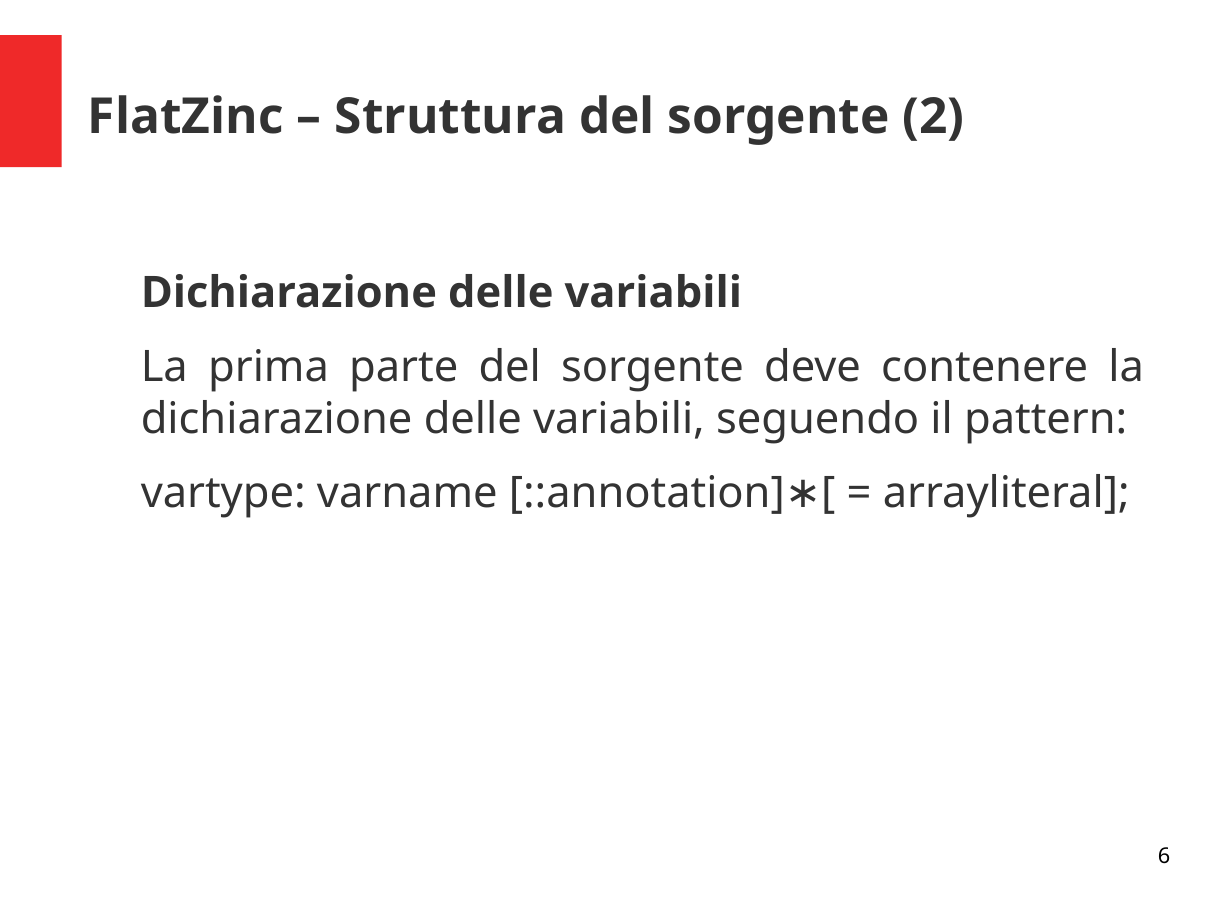
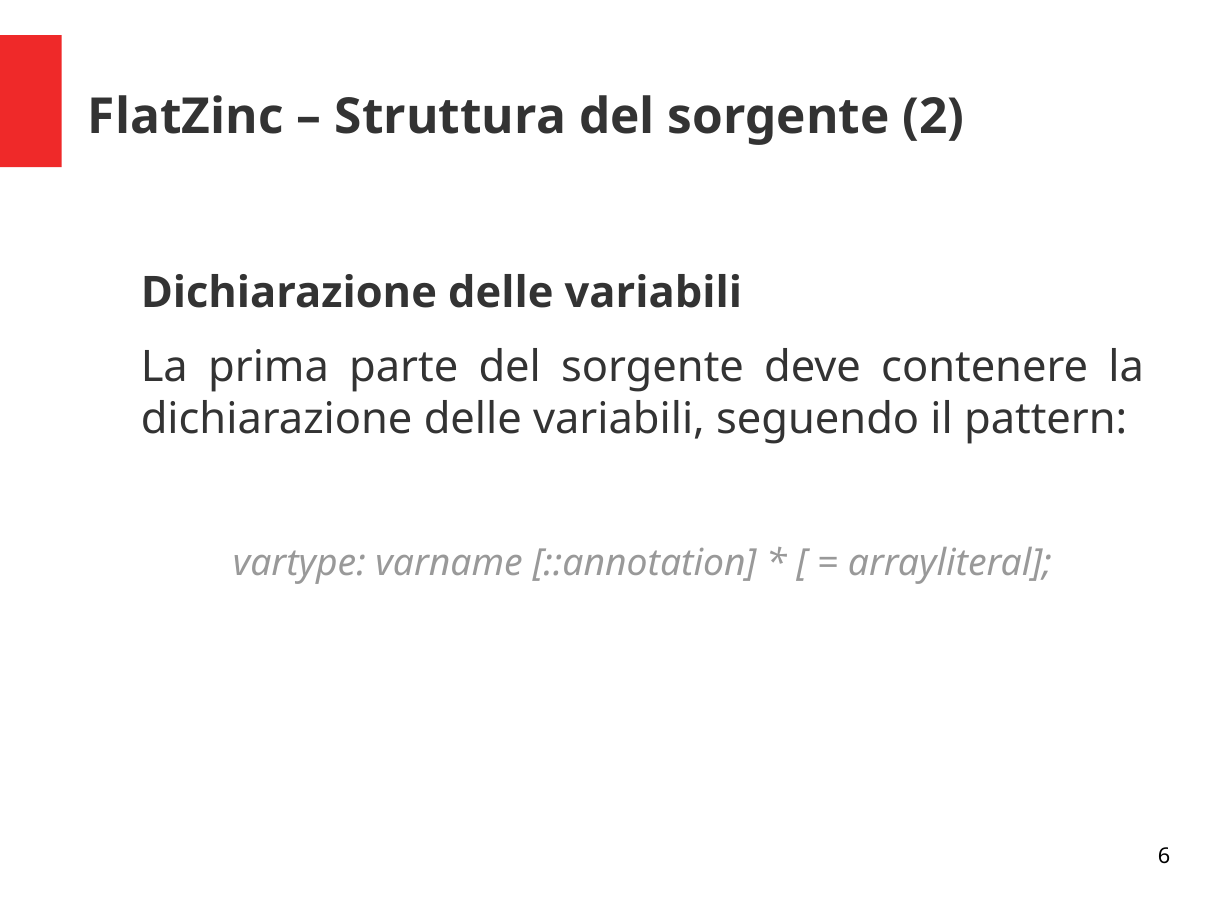
Before and after one commit to padovanl/eclipse2flatzinc, a slide deck: slide 6 of presentazione.odp. Drawn at 1232x924 pixels with LibreOffice and Linux fonts; fonts in the diff are those of the drawing. Boxes give left, top, right and bottom in pixels: in the first picture for what was removed or moved away, otherwise in the second. Text is boxed around its words. In the diff, an @@ line names an element or a change of style, - is before the commit and + after.

```diff
--- a/presentazione.odp
+++ b/presentazione.odp
@@ text at (x1=233, y1=547, x2=1052, y2=584): text changed; size 28 to 24 pt; text colour #333333 to #999999; italic on @@
-vartype: varname [::annotation]∗[ = arrayliteral];
+vartype: varname [::annotation] * [ = arrayliteral];
```
Also in this commit, not shown: 2 other slides changed.
